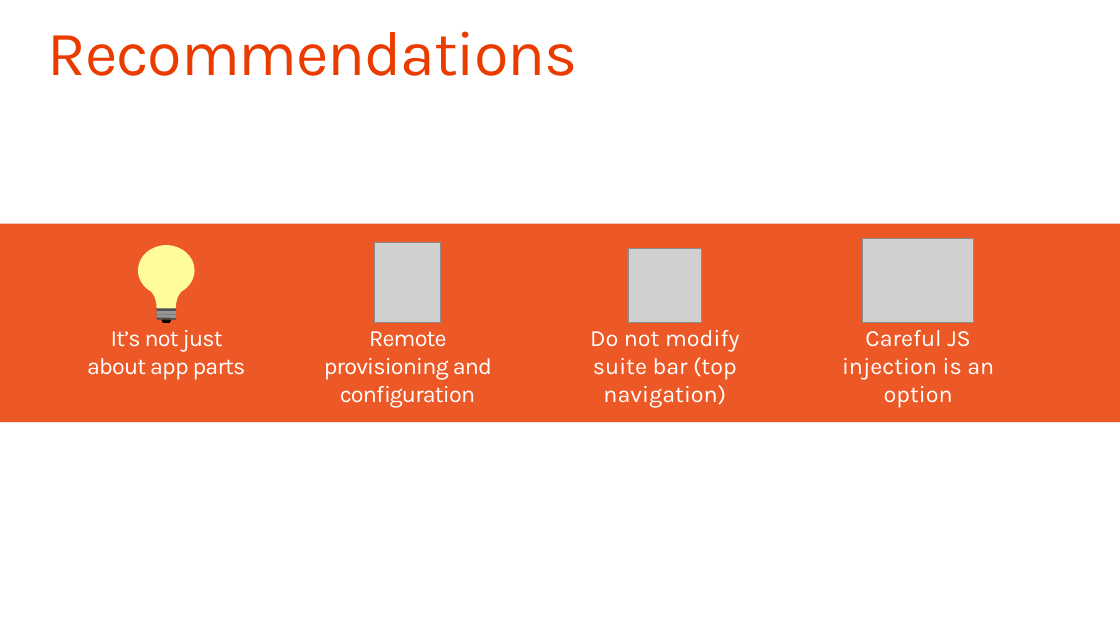
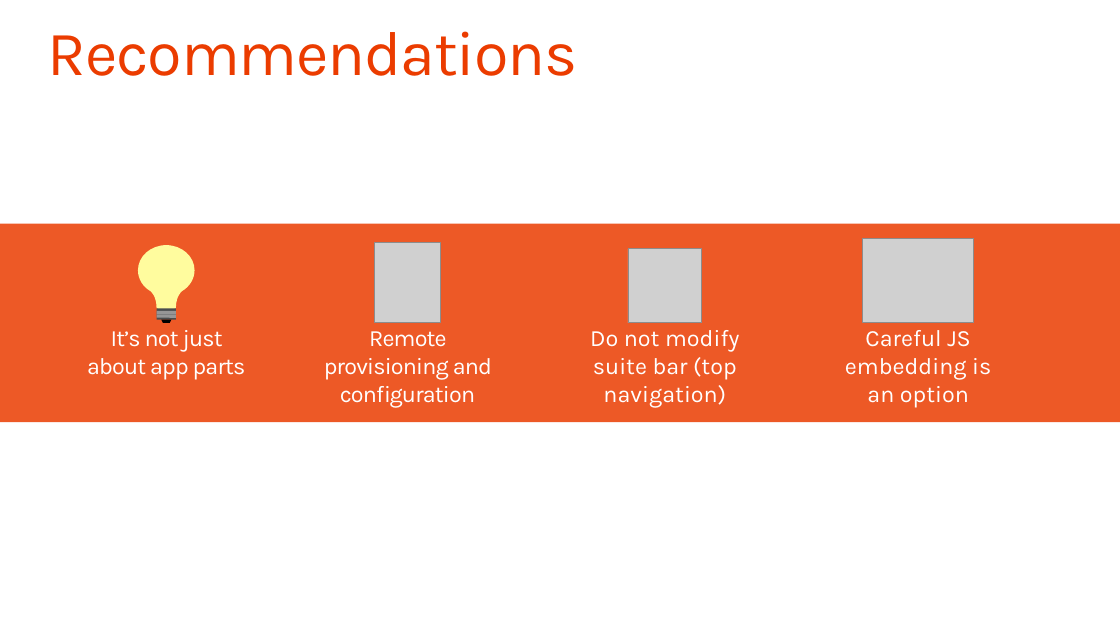
Before and after one commit to fabbbiob/TrainingContent, a slide deck: slide 28 of O3658/04 Building UX components with app model/4_UXComponents.pptx. Drawn at 1120x630 pixels with LibreOffice and Linux fonts; fonts in the diff are those of the drawing; grey boxes stand for pictures; background and template pictures are left out. Boxes give left, top, right and bottom in pixels: in the first picture for what was removed or moved away, otherwise in the second. Text is boxed around its words. In the diff, an @@ line names an element or a change of style, - is before the commit and + after.

Commit message:
Lab fixes, updates on decks and readme files on the JS embedding naming change

```diff
--- a/O3658/04 Building UX components with app model/4_UXComponents.pptx
+++ b/O3658/04 Building UX components with app model/4_UXComponents.pptx
@@ text at [845, 330, 991, 407]: text changed @@
-Careful JS injection is an option
+Careful JS embedding is an option
```
Also in this commit, not shown: 6 other slides changed, 4 other files.
